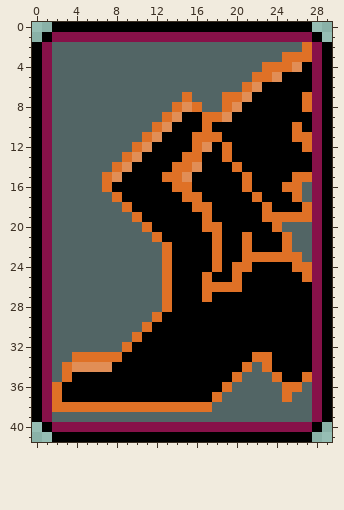
File history of a pixel-art sprite, src/gfx/card_sprint.png. Above is the file before it was changed.
The file is 30x42 pixels.
New version:
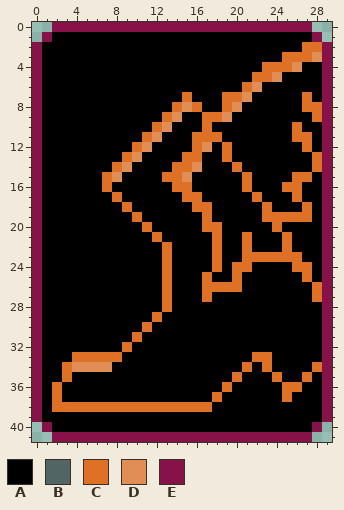
Palette (. is transparent): A #000000  B #526565  C #df7126  D #e18e56  E #871149
Author's note on the commit: updated some cards and added ones
Changes in this commit:
y 0: x 2..27 AAAAAAAAAAAAAAAAAAAAAAAAAA -> EEEEEEEEEEEEEEEEEEEEEEEEEE
y 1: x 1..28 AEEEEEEEEEEEEEEEEEEEEEEEEEEA -> EAAAAAAAAAAAAAAAAAAAAAAAAAAE
y 2: x 0..26 AEBBBBBBBBBBBBBBBBBBBBBBBBB -> EAAAAAAAAAAAAAAAAAAAAAAAAAA; x 28..29 EA -> CE
y 3: x 0..24 AEBBBBBBBBBBBBBBBBBBBBBBB -> EAAAAAAAAAAAAAAAAAAAAAAAA; x 28..29 EA -> DE
y 4: x 0..22 AEBBBBBBBBBBBBBBBBBBBBB -> EAAAAAAAAAAAAAAAAAAAAAA; x 28..29 EA -> AE
y 5: x 0..21 AEBBBBBBBBBBBBBBBBBBBB -> EAAAAAAAAAAAAAAAAAAAAA; x 28..29 EA -> AE
y 6: x 0..20 AEBBBBBBBBBBBBBBBBBBB -> EAAAAAAAAAAAAAAAAAAAA; x 28..29 EA -> AE
y 7: x 0..14 AEBBBBBBBBBBBBB -> EAAAAAAAAAAAAAA; x 16..18 BBB -> AAA; x 28..29 EA -> AE
y 8: x 0..13 AEBBBBBBBBBBBB -> EAAAAAAAAAAAAA; x 17..18 BB -> AA; x 28..29 EA -> CE
y 9: x 0..12 AEBBBBBBBBBBB -> EAAAAAAAAAAAA; x 28..29 EA -> CE
y 10: x 0..11 AEBBBBBBBBBB -> EAAAAAAAAAAA; x 28..29 EA -> AE
y 11: x 0..10 AEBBBBBBBBB -> EAAAAAAAAAA; x 28..29 EA -> AE
y 12: x 0..9 AEBBBBBBBB -> EAAAAAAAAA; x 28..29 EA -> AE
y 13: x 0..8 AEBBBBBBB -> EAAAAAAAA; x 28..29 EA -> CE
y 14: x 0..7 AEBBBBBB -> EAAAAAAA; x 28..29 EA -> CE
y 15: x 0..6 AEBBBBB -> EAAAAAA; x 28..29 EA -> AE
y 16: x 0..6 AEBBBBB -> EAAAAAA; x 27..29 BEA -> AAE
y 17: x 0..7 AEBBBBBB -> EAAAAAAA; x 27..29 BEA -> AAE
y 18: x 0..8 AEBBBBBBB -> EAAAAAAAA; x 28..29 EA -> AE
y 19: x 0..9 AEBBBBBBBB -> EAAAAAAAAA; x 28..29 EA -> AE
y 20: x 0..10 AEBBBBBBBBB -> EAAAAAAAAAA; x 25..29 BBBEA -> AAAAE
y 21: x 0..11 AEBBBBBBBBBB -> EAAAAAAAAAAA; x 26..29 BBEA -> AAAE
y 22: x 0..12 AEBBBBBBBBBBB -> EAAAAAAAAAAAA; x 26..29 BBEA -> AAAE
y 23: x 0..12 AEBBBBBBBBBBB -> EAAAAAAAAAAAA; x 27..29 BEA -> AAE
y 24..25: x 0..12 AEBBBBBBBBBBB -> EAAAAAAAAAAAA; x 28..29 EA -> AE
y 26..27: x 0..12 AEBBBBBBBBBBB -> EAAAAAAAAAAAA; x 28..29 EA -> CE
y 28: x 0..12 AEBBBBBBBBBBB -> EAAAAAAAAAAAA; x 28..29 EA -> AE
y 29: x 0..11 AEBBBBBBBBBB -> EAAAAAAAAAAA; x 28..29 EA -> AE
y 30: x 0..10 AEBBBBBBBBB -> EAAAAAAAAAA; x 28..29 EA -> AE
y 31: x 0..9 AEBBBBBBBB -> EAAAAAAAAA; x 28..29 EA -> AE
y 32: x 0..8 AEBBBBBBB -> EAAAAAAAA; x 28..29 EA -> AE
y 33: x 0..3 AEBB -> EAAA; x 28..29 EA -> AE
y 34: x 0..2 AEB -> EAA; x 22 B -> A; x 28..29 EA -> CE
y 35: x 0..2 AEB -> EAA; x 21..23 BBB -> AAA; x 28..29 EA -> AE
y 36: x 0..1 AE -> EA; x 20..24 BBBBB -> AAAAA; x 27..29 BEA -> AAE
y 37: x 0..1 AE -> EA; x 19..24 BBBBBB -> AAAAAA; x 26..29 BBEA -> AAAE
y 38: x 0..1 AE -> EA; x 18..29 BBBBBBBBBBEA -> AAAAAAAAAAAE
y 39: x 0..29 AEBBBBBBBBBBBBBBBBBBBBBBBBBBEA -> EAAAAAAAAAAAAAAAAAAAAAAAAAAAAE
y 40: x 1..28 AEEEEEEEEEEEEEEEEEEEEEEEEEEA -> EAAAAAAAAAAAAAAAAAAAAAAAAAAE
y 41: x 2..27 AAAAAAAAAAAAAAAAAAAAAAAAAA -> EEEEEEEEEEEEEEEEEEEEEEEEEE
